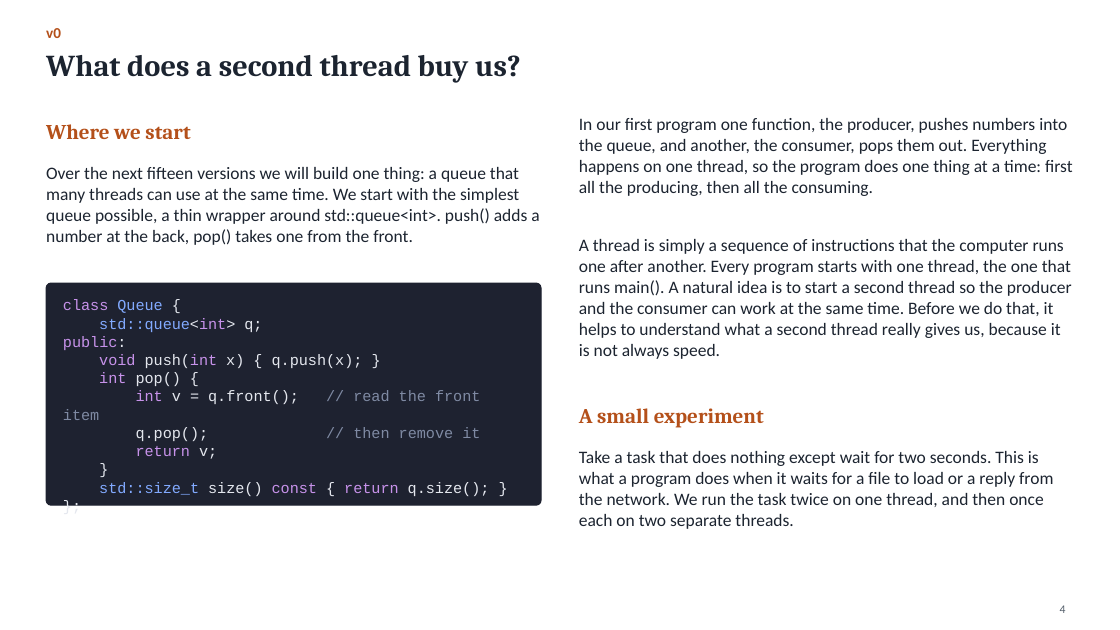
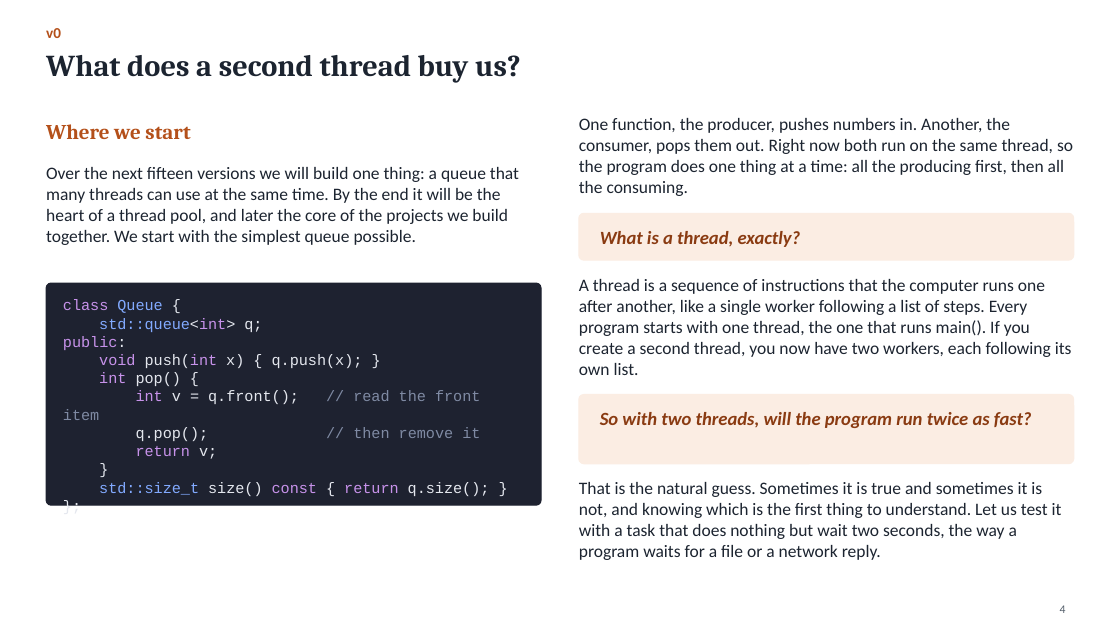
Before and after one commit to Kumarutkarsh9470/Project, a slide deck: slide 4 of Queue_Course.pptx. Drawn at 1120x630 pixels with LibreOffice and Linux fonts; fonts in the diff are those of the drawing. Boxes give left, top, right and bottom in pixels: in the first picture for what was removed or moved away, otherwise in the second. Text is boxed around its words. In the diff, an @@ line names an element or a change of style, - is before the commit and + after.

```diff
--- a/Queue_Course.pptx
+++ b/Queue_Course.pptx
@@ text at <box>579,118,1073,196</box>: text changed @@
-In our first program one function, the producer, pushes numbers into the queue, and another, the consumer, pops them out. Everything happens on one thread, so the program does one thing at a time: first all the producing, then all the consuming.
+One function, the producer, pushes numbers in. Another, the consumer, pops them out. Right now both run on the same thread, so the program does one thing at a time: all the producing first, then all the consuming.
@@ text at <box>46,167,519,245</box>: text changed @@
-Over the next fifteen versions we will build one thing: a queue that many threads can use at the same time. We start with the simplest queue possible, a thin wrapper around std::queue<int>. push() adds a number at the back, pop() takes one from the front.
+Over the next fifteen versions we will build one thing: a queue that many threads can use at the same time. By the end it will be the heart of a thread pool, and later the core of the projects we build together. We start with the simplest queue possible.
@@ rounded rectangle added at <box>579,213,1074,260</box>, fill #FBEDE3, outline #FBEDE3 1 pt @@
@@ text at <box>600,231,801,247</box>: text changed; size 18 to 16 pt; font Cambria to Calibri; text colour #B4501A to #8A3B12; italic on @@
-A small experiment
+What is a thread, exactly?
@@ text at <box>579,279,1072,375</box>: text changed @@
-A thread is simply a sequence of instructions that the computer runs one after another. Every program starts with one thread, the one that runs main(). A natural idea is to start a second thread so the producer and the consumer can work at the same time. Before we do that, it helps to understand what a second thread really gives us, because it is not always speed.
+A thread is a sequence of instructions that the computer runs one after another, like a single worker following a list of steps. Every program starts with one thread, the one that runs main(). If you create a second thread, you now have two workers, each following its own list.
@@ rounded rectangle added at <box>579,395,1074,464</box>, fill #FBEDE3, outline #FBEDE3 1 pt @@
@@ text added at <box>600,412,1032,428</box>, 16 pt, text #8A3B12, bold, italic @@
+So with two threads, will the program run twice as fast?
@@ text at <box>579,482,1062,560</box>: text changed @@
-Take a task that does nothing except wait for two seconds. This is what a program does when it waits for a file to load or a reply from the network. We run the task twice on one thread, and then once each on two separate threads.
+That is the natural guess. Sometimes it is true and sometimes it is not, and knowing which is the first thing to understand. Let us test it with a task that does nothing but wait two seconds, the way a program waits for a file or a network reply.
```
Also in this commit, not shown: 76 other slides changed, 16 slides added, 5 slides removed, 8 other files.
